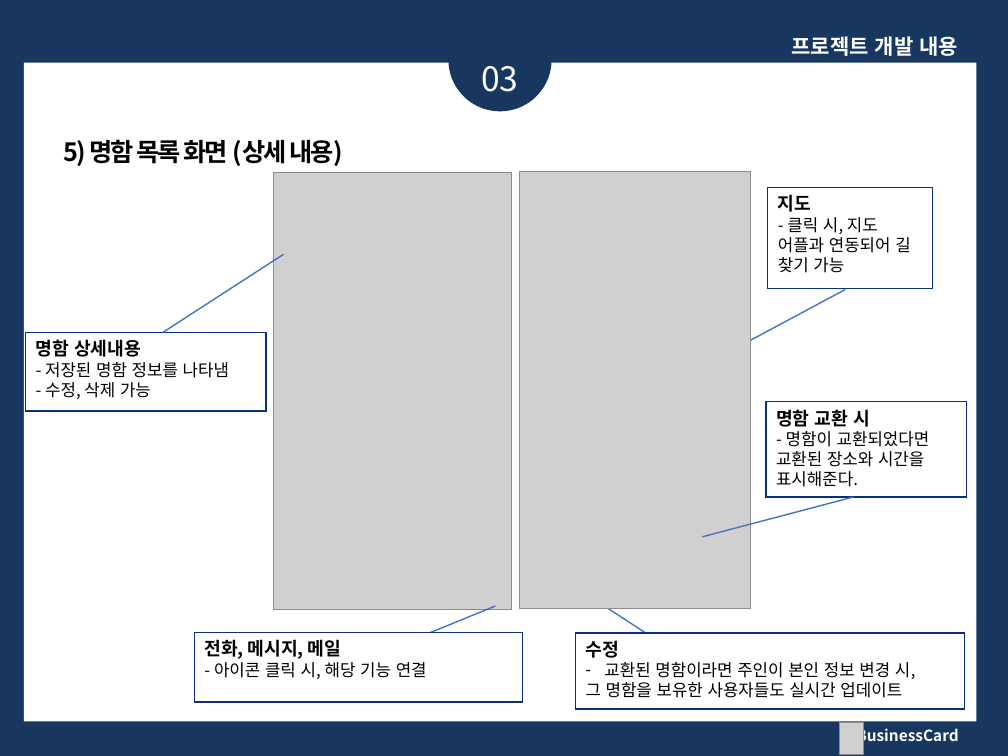
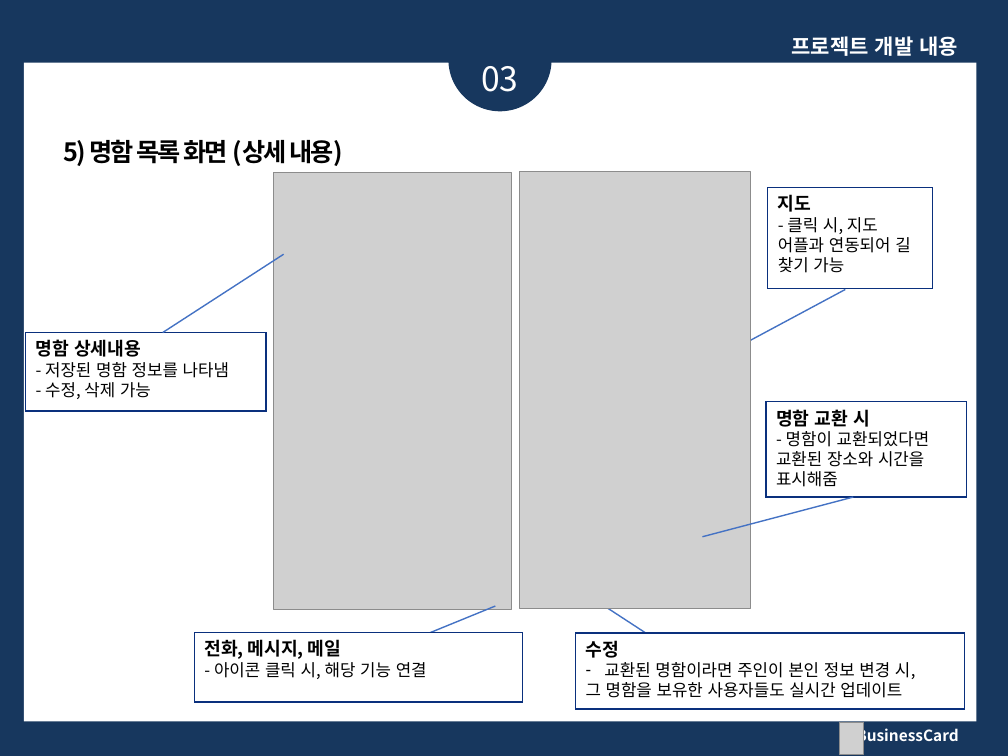
Before and after one commit to yujinpark10/BusinessCardApp, a slide deck: slide 12 of 컴퓨터공학과_졸업작품_NFC.pptx. Drawn at 1008x756 pixels with LibreOffice and Linux fonts; fonts in the diff are those of the drawing; grey boxes stand for pictures. Boxes give left, top, right and bottom in pixels: in the first picture for what was removed or moved away, otherwise in the second. Text is boxed around its words. In the diff, an @@ line names an element or a change of style, - is before the commit and + after.

Commit message:
시연 연상 밑 ppt

```diff
--- a/컴퓨터공학과_졸업작품_NFC.pptx
+++ b/컴퓨터공학과_졸업작품_NFC.pptx
@@ text in rectangle at [776,431,930,487]: text changed @@
-- 명함이 교환되었다면 교환된 장소와 시간을 표시해준다.
+- 명함이 교환되었다면 교환된 장소와 시간을 표시해줌
```
Also in this commit, not shown: 1 other file.
